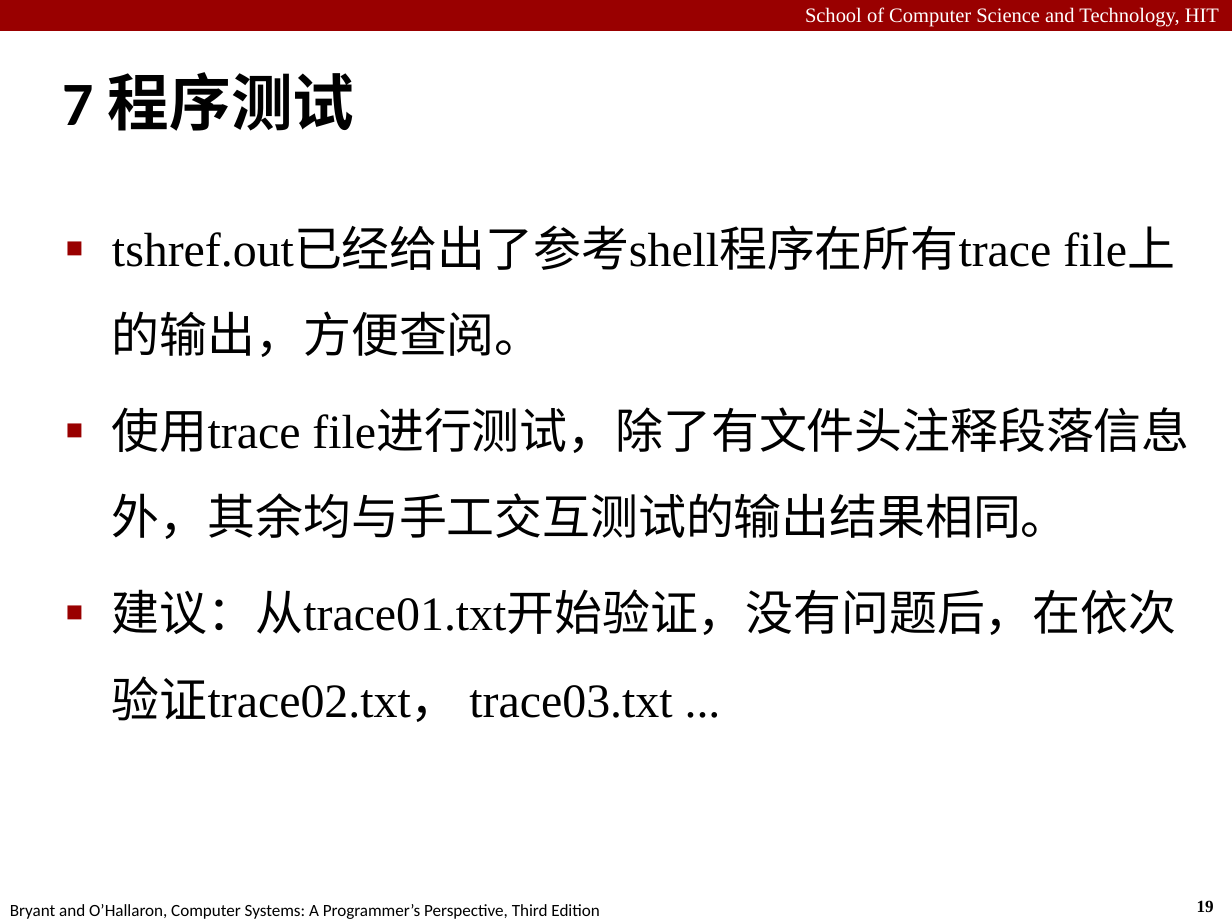
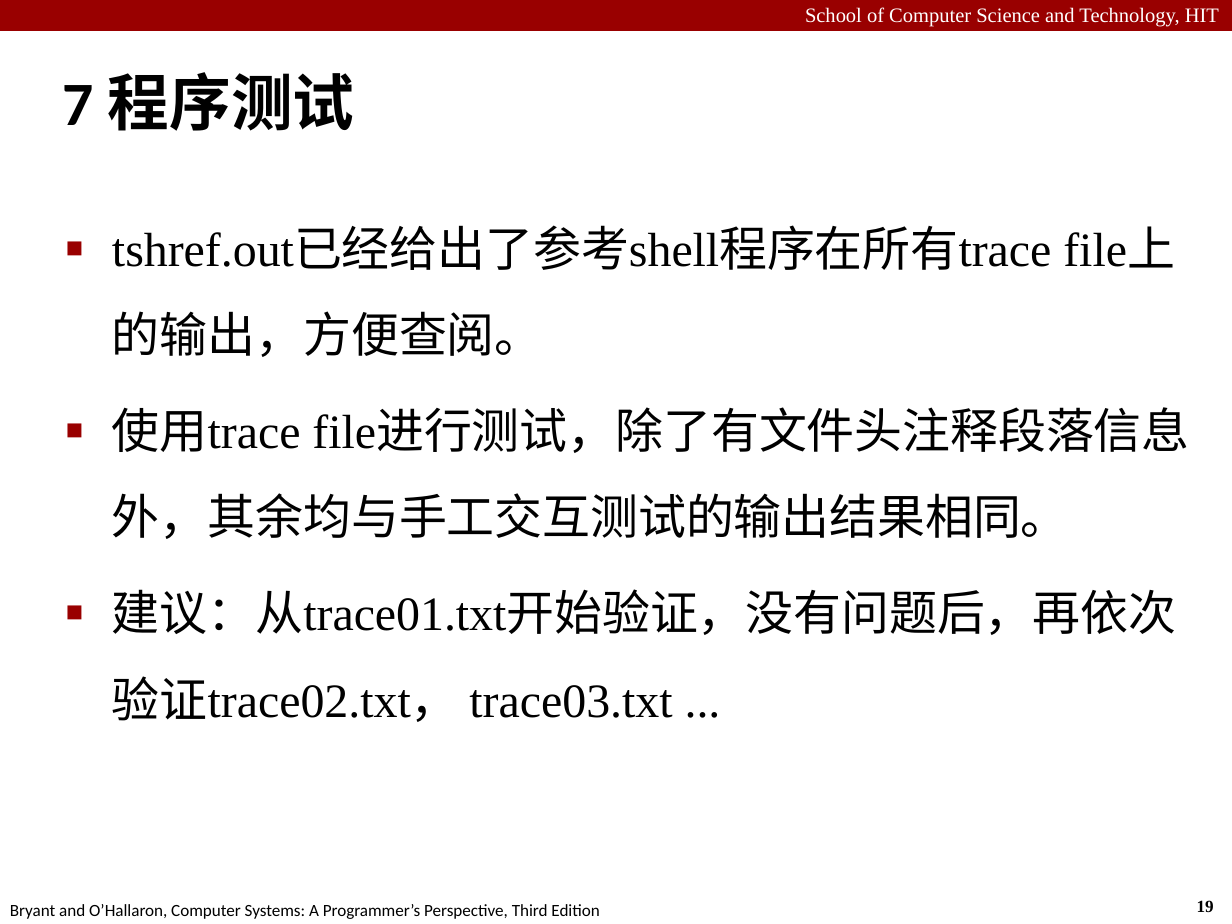
Before and after one commit to cuttingedge191/HITCS-ICS_CSAPP, a slide deck: slide 19 of HIT_Labs/Lab7/Lab7-2021.pptx. Drawn at 1232x924 pixels with LibreOffice and Linux fonts; fonts in the diff are those of the drawing. Boxes give left, top, right and bottom in pixels: in the first picture for what was removed or moved away, otherwise in the second. Text is boxed around its words. In the diff, an @@ line names an element or a change of style, - is before the commit and + after.

```diff
--- a/HIT_Labs/Lab7/Lab7-2021.pptx
+++ b/HIT_Labs/Lab7/Lab7-2021.pptx
@@ text at [112,589,1176,722]: text changed @@
-■ 建议：从trace01.txt开始验证，没有问题后，在依次验证trace02.txt， trace03.txt ...
+■ 建议：从trace01.txt开始验证，没有问题后，再依次验证trace02.txt， trace03.txt ...
```
Also in this commit, not shown: 8 other slides changed, 1 slide added, 43 other files.
